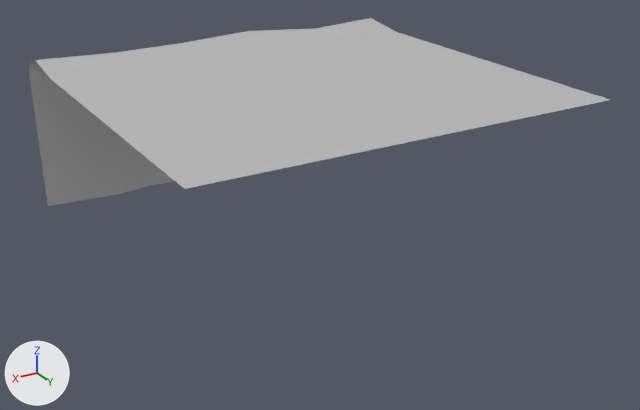
The FBX model Assets/Mesh/Modularground/Ground_Edge_0.fbx: old version first, new version second.
Both versions are drawn from a 50 mm lens placed at (0.0653, 0.1339, 0.0476), pointed at (0.0136, 0.0477, 0.0046). The lights are fixed; the arrows at lower left show +X, +Y and +Z. Where no turn or scale is listed for an object, it has been applied to the vertices.

Objects in the first picture: 'Ground_Edge_0'.
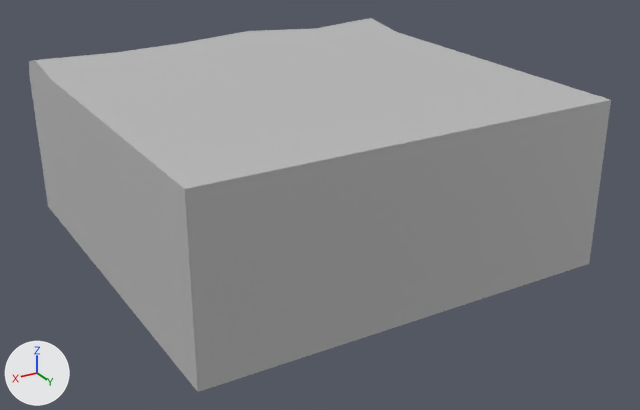
The newer file is also turned or shifted as a whole; pictures and numbers use the older file's frame.

Changed parts and their boxes (x1, y1, x2, y2) in the pictures (640 x 410 px):
'Ground_Edge_0', reshaped (98% taller): before (29, 18, 610, 206); after (29, 18, 611, 392)
part 1 of me_mesh, added: after (29, 60, 611, 392)

The change, as a diff of the scene's bpy script:
```diff
--- a/Assets/Mesh/Modularground/Ground_Edge_0.fbx.py
+++ b/Assets/Mesh/Modularground/Ground_Edge_0.fbx.py
@@ me_mesh @@
 # used by ob_ground_edge_0; location = (-0.01, 0.07, 0.02)
-me_mesh.from_pydata(...)  # 56 vertices, 42 faces; spans x 0.0..0.05, y -0.0522..0.0, z -0.02..0.001
+me_mesh.from_pydata(...)  # 58 vertices, 70 faces; spans x 0.0..0.05, y -0.0522..0.0, z -0.02..0.001
+# me_mesh part 1
+# 2 vertices are added at (0.0, 0.0, -0.02), (0.05, 0.0, -0.02)
+# 28 new faces join them
 me_mesh.materials.append(mat_lambert1)
```
